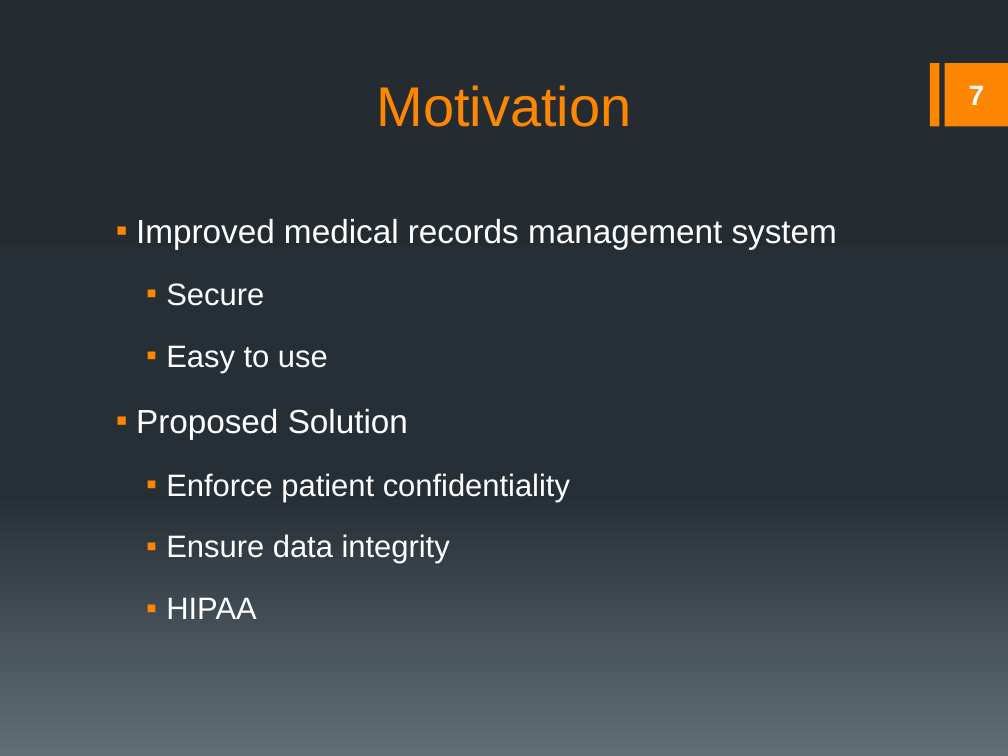
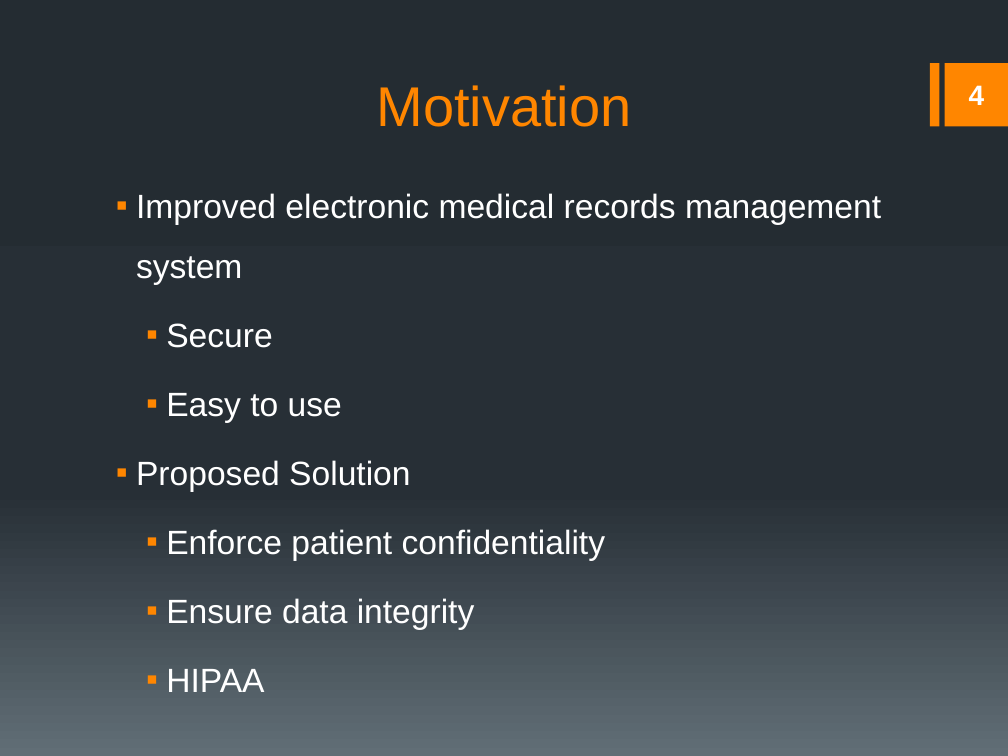
Before and after one commit to rmkane/semrs, a slide deck: slide 4 of Documentation/Final_Presentation.pptx (slide 7 before the commit). Drawn at 1008x756 pixels with LibreOffice and Linux fonts; fonts in the diff are those of the drawing. Boxes give left, top, right and bottom in pixels: in the first picture for what was removed or moved away, otherwise in the second. Text is boxed around its words. In the diff, an @@ line names an element or a change of style, - is before the commit and + after.

```diff
--- a/Documentation/Final_Presentation.pptx
+++ b/Documentation/Final_Presentation.pptx
@@ page number at bbox=[969, 85, 985, 105]: text changed @@
-7
+4
@@ text "Improved electronic medical records management ...": place and size @@
-text "Improved electronic medical records management ..." at bbox=[136, 219, 837, 619]
+text "Improved electronic medical records management ..." at bbox=[136, 193, 881, 630]
@@ text at bbox=[136, 193, 881, 285]: text changed; size 23.8 to 24 pt @@
-▪ Improved medical records management system
+▪ Improved electronic medical records management system
@@ text at bbox=[136, 323, 606, 630]: size 22.1 to 24 pt in "Secure", "Easy to use", "Enforce patient confidentiality", "Ensure data integrity" and 1 more places; size 23.8 to 24 pt in "Proposed Solution"; more space between paragraphs @@
```
Also in this commit, not shown: 8 other slides changed, 2 slides removed, 4 other files.
